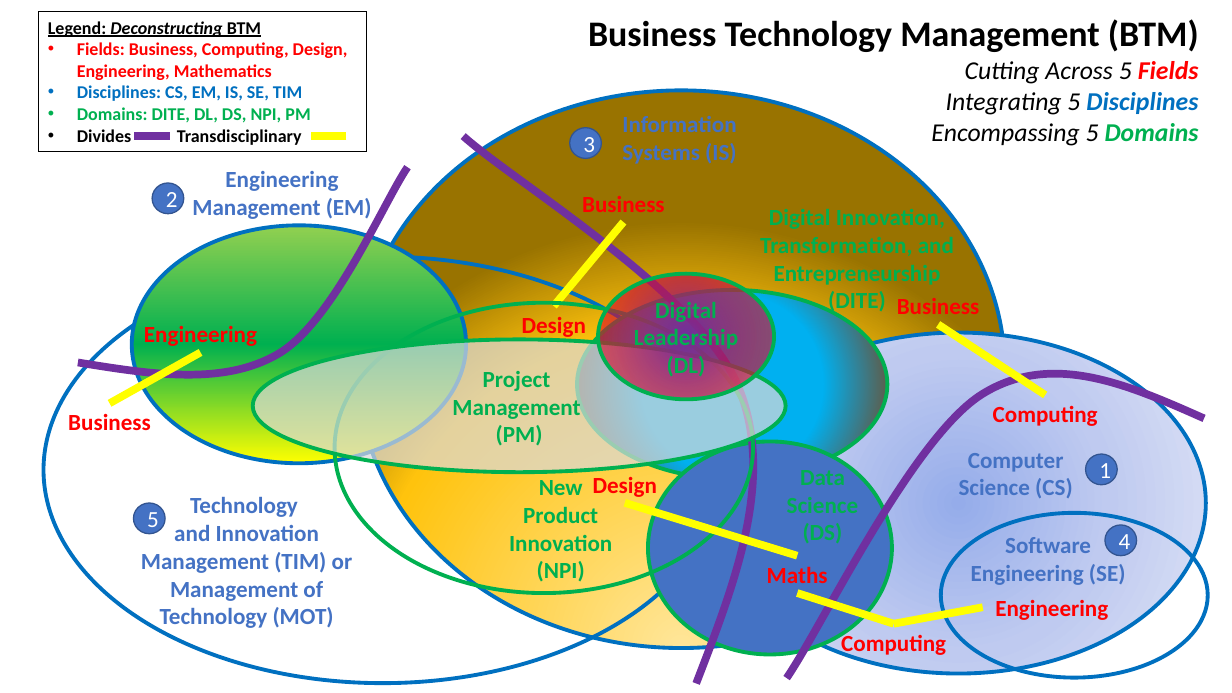
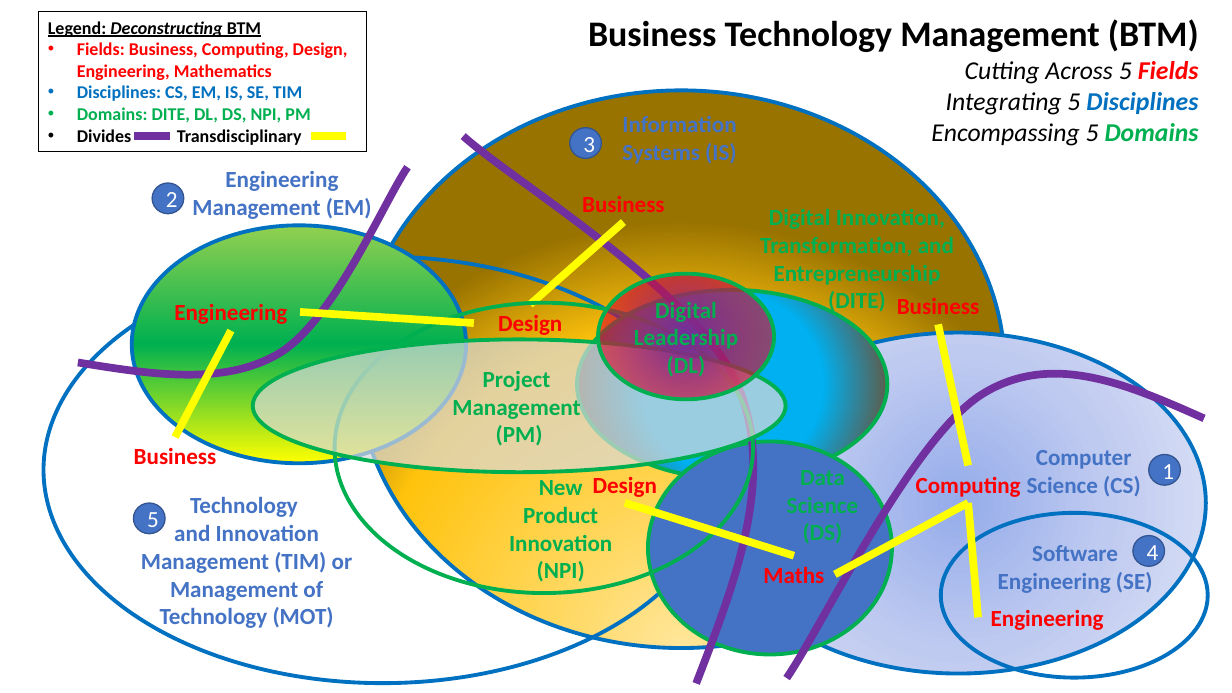
Before and after one commit to Digital-Innovation-Foundation/BTMBOK, a slide deck: slide 1 of BTM-definition.pptx. Drawn at 1232x693 pixels with LibreOffice and Linux fonts; fonts in the diff are those of the drawing. Boxes give left, top, right and bottom in pixels: in the first picture for what was removed or moved away, otherwise in the second. Text is boxed around its words. In the diff, an @@ line names an element or a change of style, - is before the commit and + after.

```diff
--- a/BTM-definition.pptx
+++ b/BTM-definition.pptx
@@ line moved from (624, 222) - (554, 306) to (624, 222) - (531, 304) @@
@@ text "Engineering": place and size @@
-text "Engineering" at [144, 326, 257, 346]
+text "Engineering" at [174, 304, 287, 324]
@@ line added from (300, 312) to (474, 323), #FFFF00 6 pt @@
@@ text "Design": place and size @@
-text "Design" at [522, 317, 586, 340]
+text "Design" at [498, 315, 562, 338]
@@ line moved from (938, 324) - (1045, 395) to (938, 324) - (969, 466) @@
@@ line moved from (201, 352) - (110, 404) to (231, 331) - (175, 437) @@
@@ text "Business": place and size @@
-text "Business" at [68, 414, 151, 430]
+text "Business" at [134, 445, 217, 464]
@@ text "Computer Science (CS)": place and size @@
-text "Computer Science (CS)" at [959, 453, 1072, 498]
+text "Computer Science (CS)" at [1027, 450, 1140, 496]
@@ text "Computing": place and size @@
-text "Computing" at [993, 405, 1098, 426]
+text "Computing" at [916, 476, 1021, 497]
@@ ellipse "1": place and size @@
-ellipse "1" at [1086, 454, 1117, 484]
+ellipse "1" at [1149, 455, 1180, 485]
@@ line moved from (798, 555) - (625, 503) to (794, 555) - (625, 503) @@
@@ line moved from (798, 593) - (894, 624) to (836, 575) - (969, 503) @@
@@ line moved from (983, 607) - (894, 624) to (979, 617) - (969, 503) @@
@@ text "Software Engineering (SE)": place and size @@
-text "Software Engineering (SE)" at [971, 537, 1126, 585]
+text "Software Engineering (SE)" at [998, 545, 1153, 593]
@@ ellipse "4": place and size @@
-ellipse "4" at [1105, 525, 1137, 555]
+ellipse "4" at [1133, 536, 1165, 567]
@@ text "Maths": place and size @@
-text "Maths" at [767, 567, 828, 583]
+text "Maths" at [763, 567, 824, 583]
@@ text "Engineering": place and size @@
-text "Engineering" at [995, 600, 1108, 620]
+text "Engineering" at [991, 610, 1104, 630]
@@ text removed at [841, 631, 946, 657] @@
-Computing
```
Also in this commit, not shown: 1 other file.
